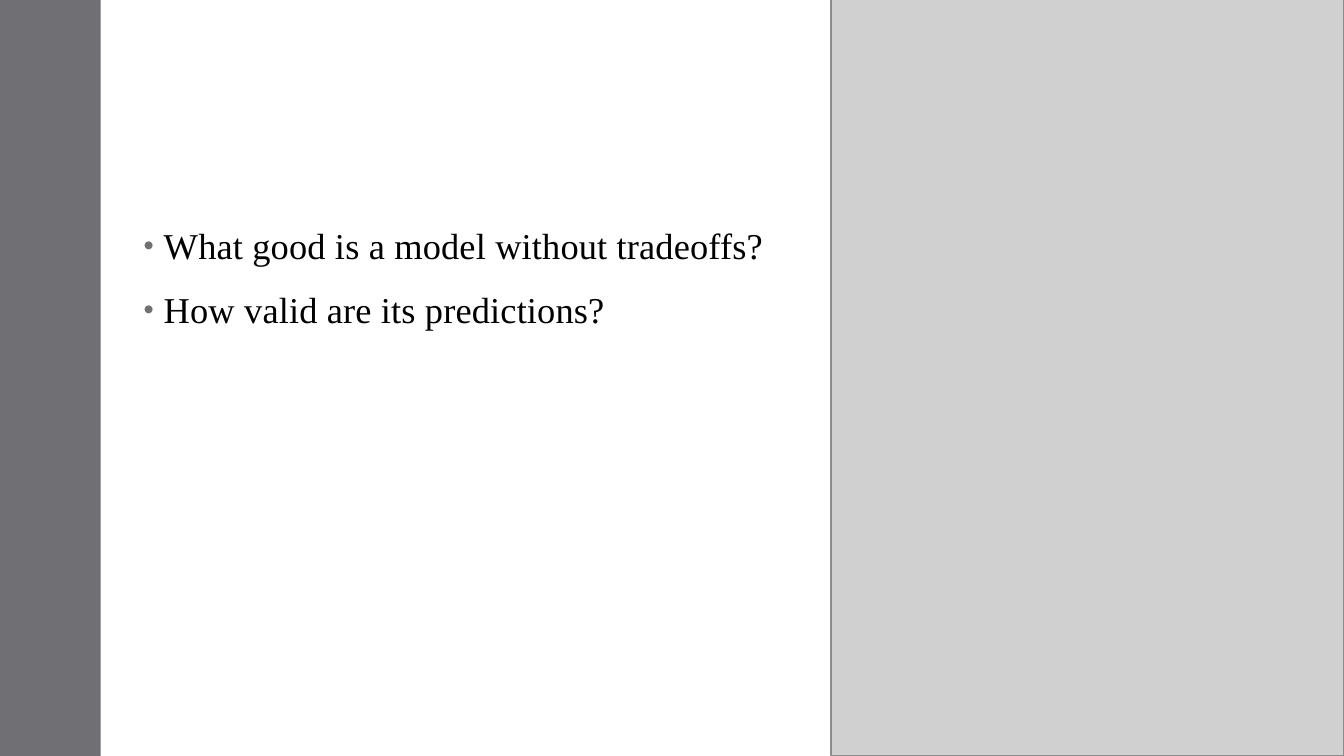
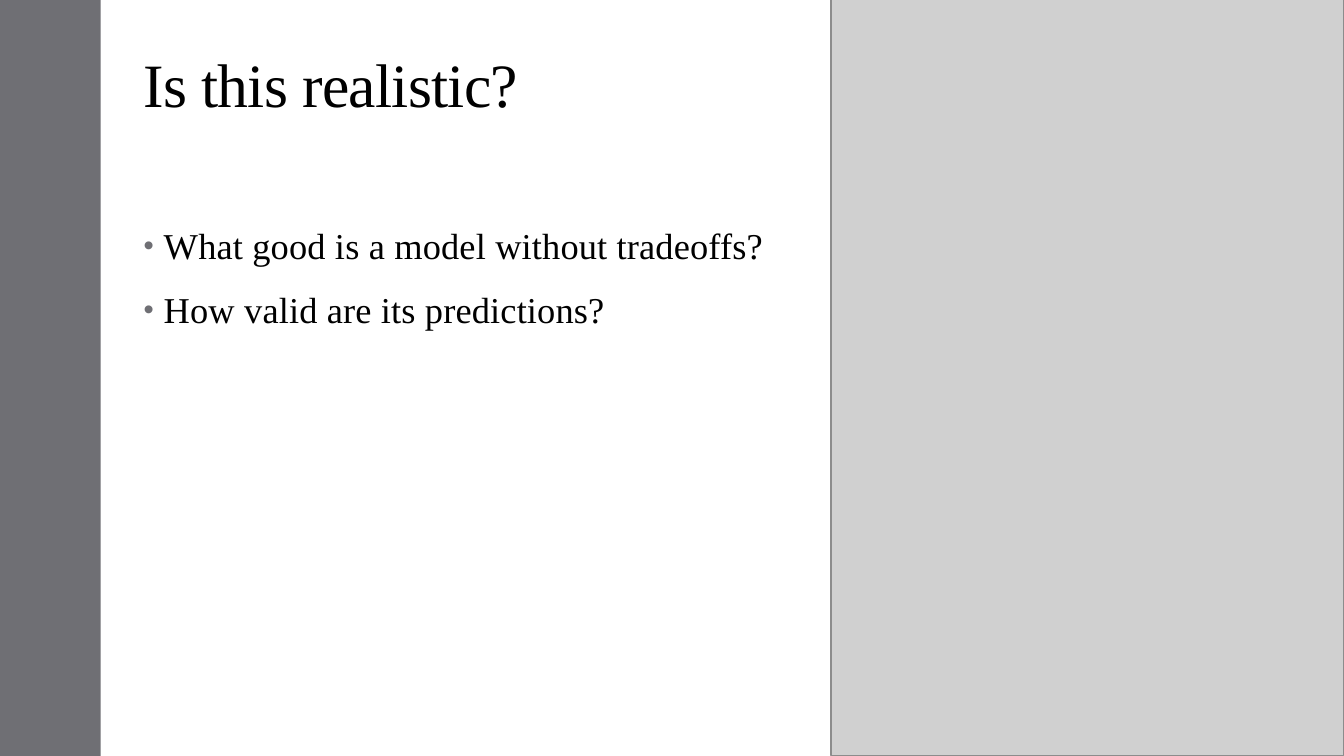
Before and after one commit to alex-hoagland/HAD6750H, a slide deck: slide 35 of Lecture01_Introduction/L1Slides_DemandforHealth_2023W.pptx (slide 33 before the commit). Drawn at 1344x756 pixels with LibreOffice and Linux fonts; fonts in the diff are those of the drawing; grey boxes stand for pictures. Boxes give left, top, right and bottom in pixels: in the first picture for what was removed or moved away, otherwise in the second. Text is boxed around its words. In the diff, an @@ line names an element or a change of style, - is before the commit and + after.

```diff
--- a/Lecture01_Introduction/L1Slides_DemandforHealth_2023W.pptx
+++ b/Lecture01_Introduction/L1Slides_DemandforHealth_2023W.pptx
@@ text added at (144,64,518,108), 44 pt, text #000000 @@
+Is this realistic?
```
Also in this commit, not shown: 9 other slides changed, 3 slides added, 1 slide removed, 3 other files.
